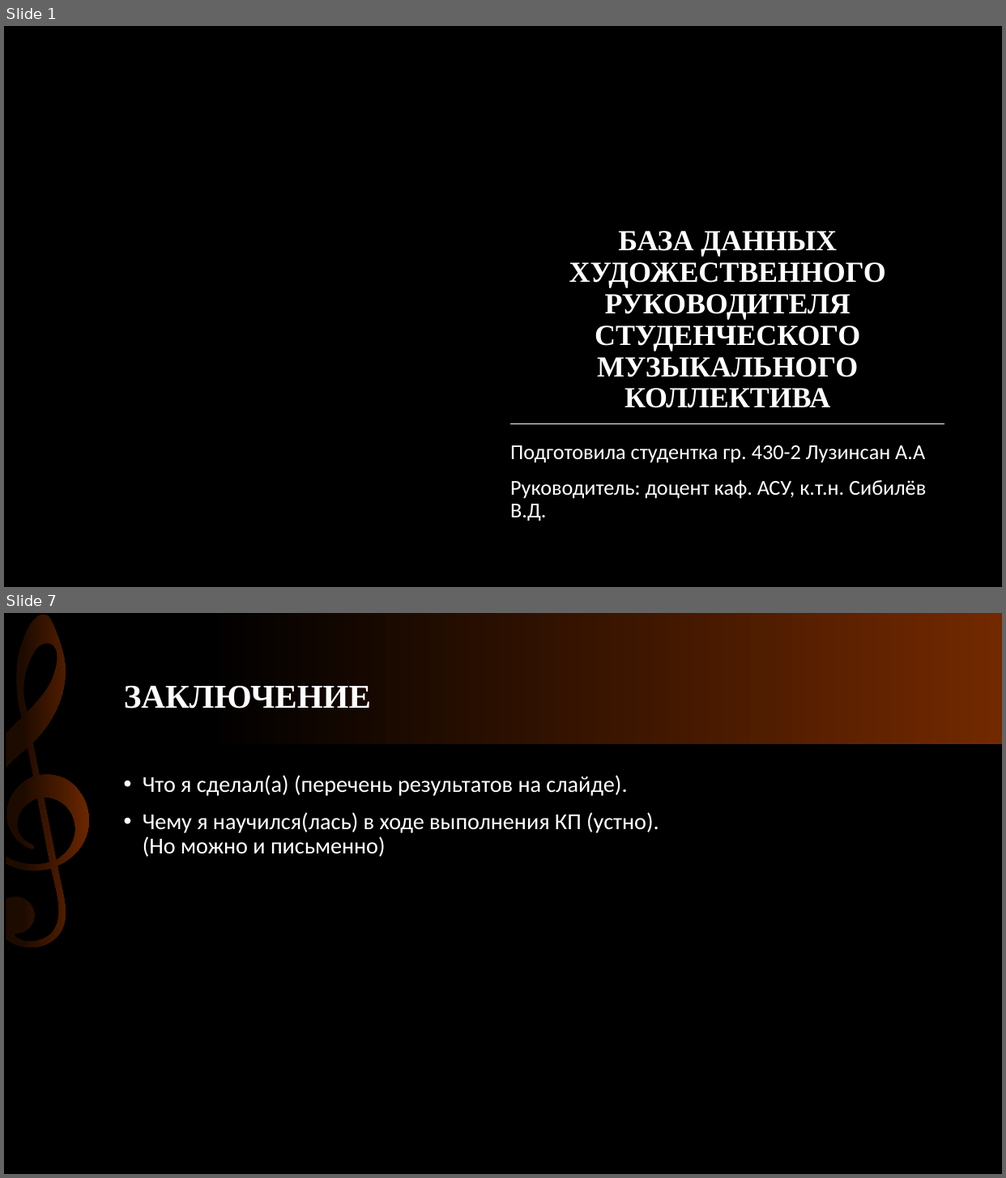
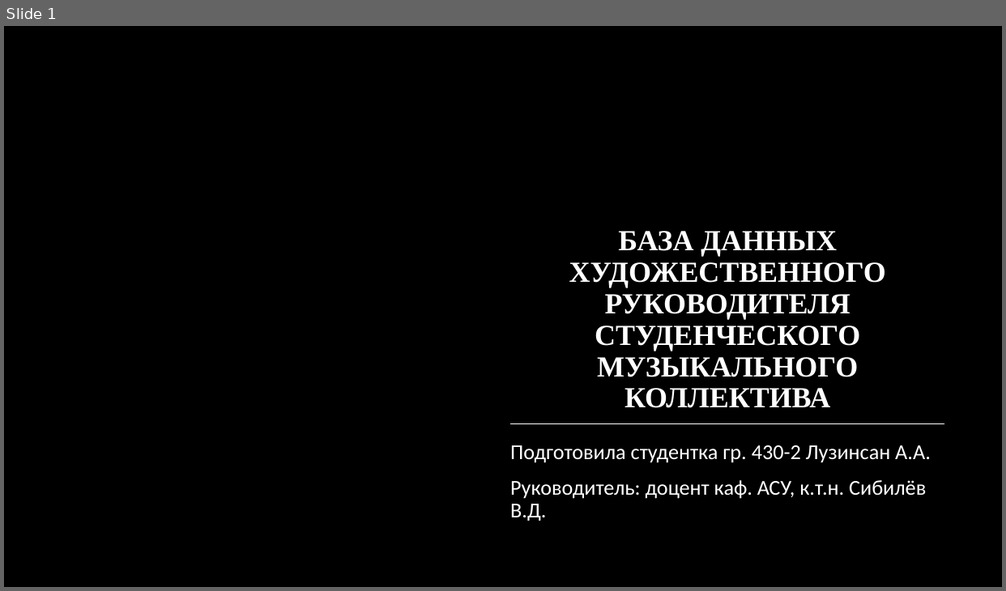
Before and after one commit to Luzinsan/tusur, a slide deck: 3_курс/6_semester/Базы_Данных/Курсовая/Защита.pptx. Shown one above the other, each under a label of ours: slides 1 and 7 before the commit, slide 1 after it; the slides between them are not shown. The pictures are 1006x1178 and 1006x591 pixels, drawn with LibreOffice and Linux fonts; fonts in the diff are those of the drawing; background and template pictures are left out. Boxes give left, top, right and bottom in pixels: in the first picture for what was removed or moved away, otherwise in the second. Text is boxed around its words. In the diff, an @@ line names an element or a change of style, - is before the commit and + after.

```diff
--- a/3_курс/6_semester/Базы_Данных/Курсовая/Защита.pptx
+++ b/3_курс/6_semester/Базы_Данных/Курсовая/Защита.pptx
@@ slide 7 removed at (x1=4, y1=613, x2=1002, y2=1174), background #000000 @@
@@ rectangle removed at (x1=4, y1=613, x2=1002, y2=744) @@
@@ freeform shape removed at (x1=4, y1=613, x2=96, y2=950) @@
@@ title removed at (x1=124, y1=685, x2=371, y2=709) @@
-ЗАКЛЮЧЕНИЕ
@@ text removed at (x1=143, y1=775, x2=659, y2=857) @@
-• Что я сделал(а) (перечень результатов на слайде).
-• Чему я научился(лась) в ходе выполнения КП (устно).
-  (Но можно и письменно)
@@ slide 1 changed as well @@
@@ subtitle at (x1=510, y1=446, x2=931, y2=463): text changed @@
-Подготовила студентка гр. 430-2 Лузинсан А.А
+Подготовила студентка гр. 430-2 Лузинсан А.А.
```
Also in this commit, not shown: 1 other slide changed, 6 slides added, 4 other slides removed.
